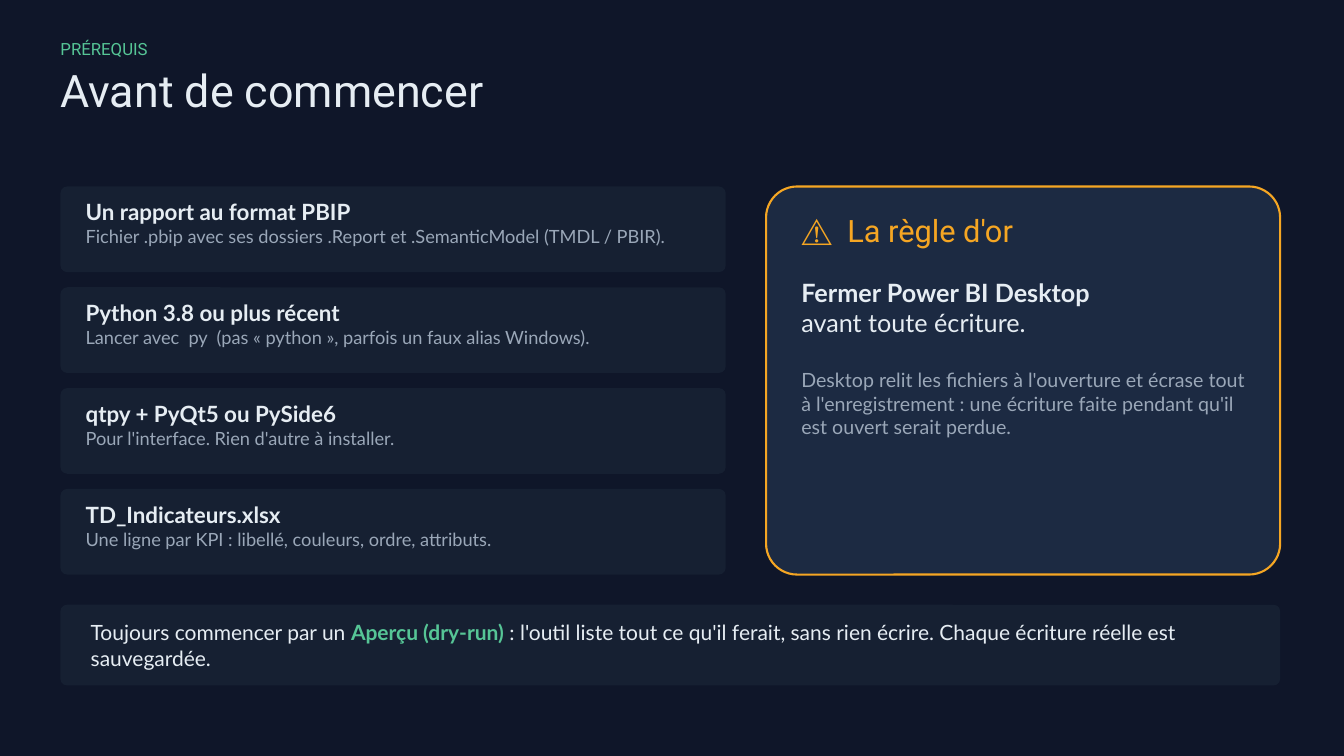
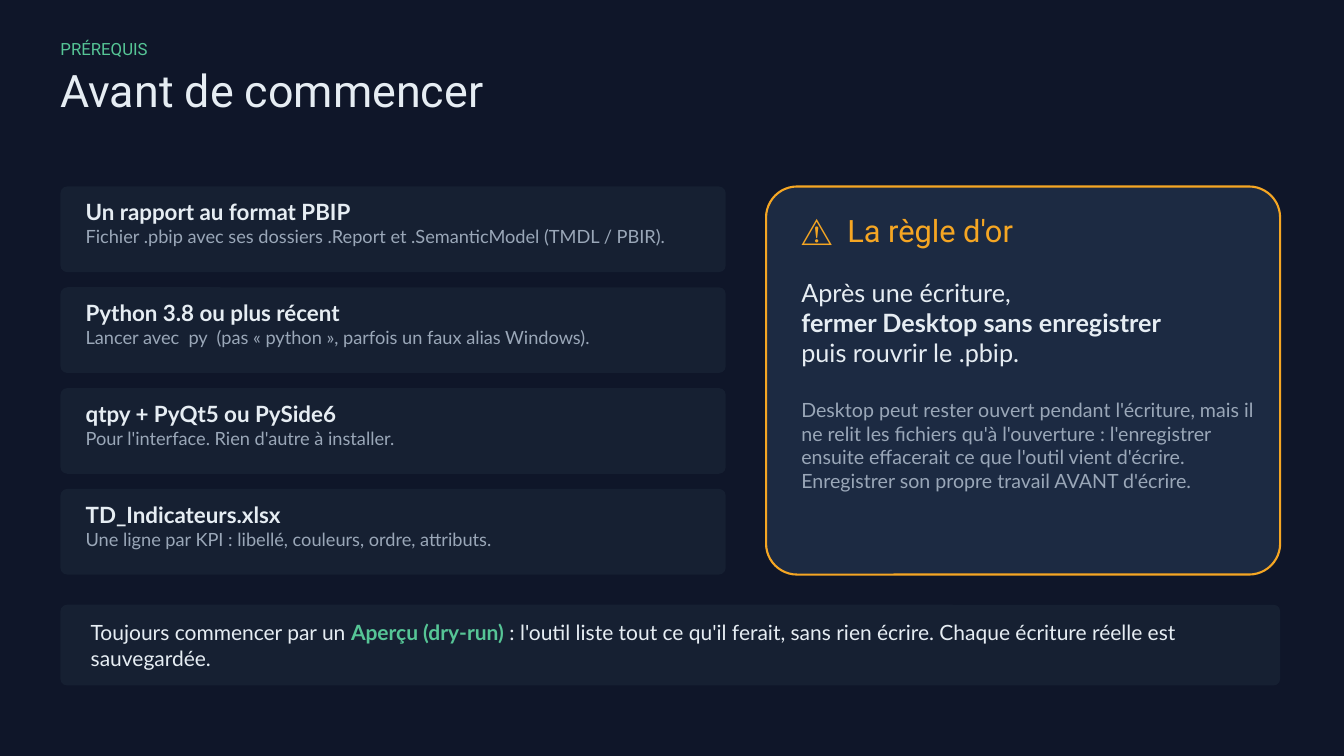
Before and after one commit to Madein1987/PBIdouille, a slide deck: slide 3 of docs/PBIdouille - Guide de demarrage rapide.pptx. Drawn at 1344x756 pixels with LibreOffice and Linux fonts; fonts in the diff are those of the drawing. Boxes give left, top, right and bottom in pixels: in the first picture for what was removed or moved away, otherwise in the second. Text is boxed around its words. In the diff, an @@ line names an element or a change of style, - is before the commit and + after.

```diff
--- a/docs/PBIdouille - Guide de demarrage rapide.pptx
+++ b/docs/PBIdouille - Guide de demarrage rapide.pptx
@@ text at box(801, 283, 1253, 492): text changed @@
-Fermer Power BI Desktop
-avant toute écriture.
-Desktop relit les fichiers à l'ouverture et écrase tout à l'enregistrement : une écriture faite pendant qu'il est ouvert serait perdue.
+Après une écriture,
+fermer Desktop sans enregistrer
+puis rouvrir le .pbip.
+Desktop peut rester ouvert pendant l'écriture, mais il ne relit les fichiers qu'à l'ouverture : l'enregistrer ensuite effacerait ce que l'outil vient d'écrire. Enregistrer son propre travail AVANT d'écrire.
```
Also in this commit, not shown: 5 other slides changed, 24 other files.
